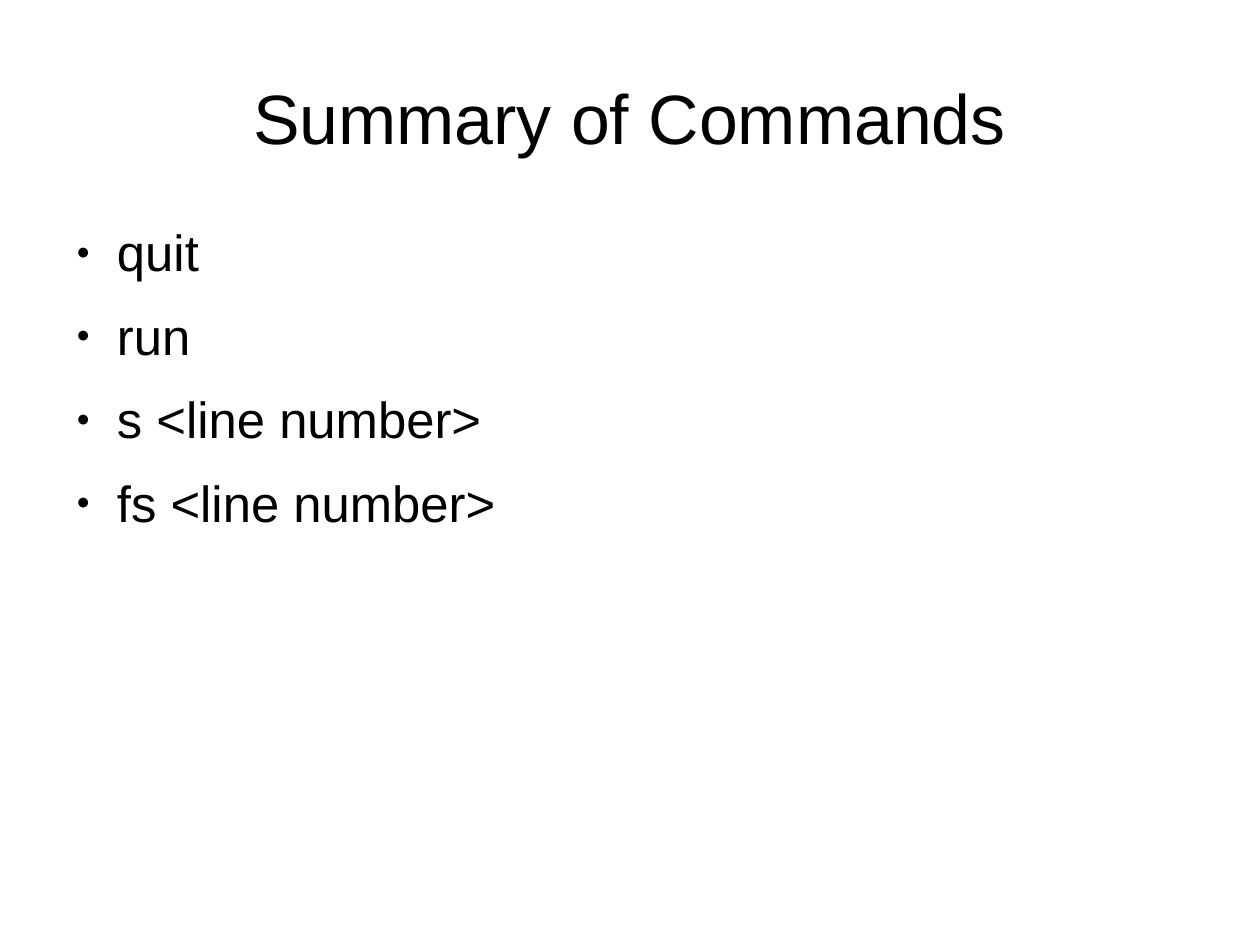
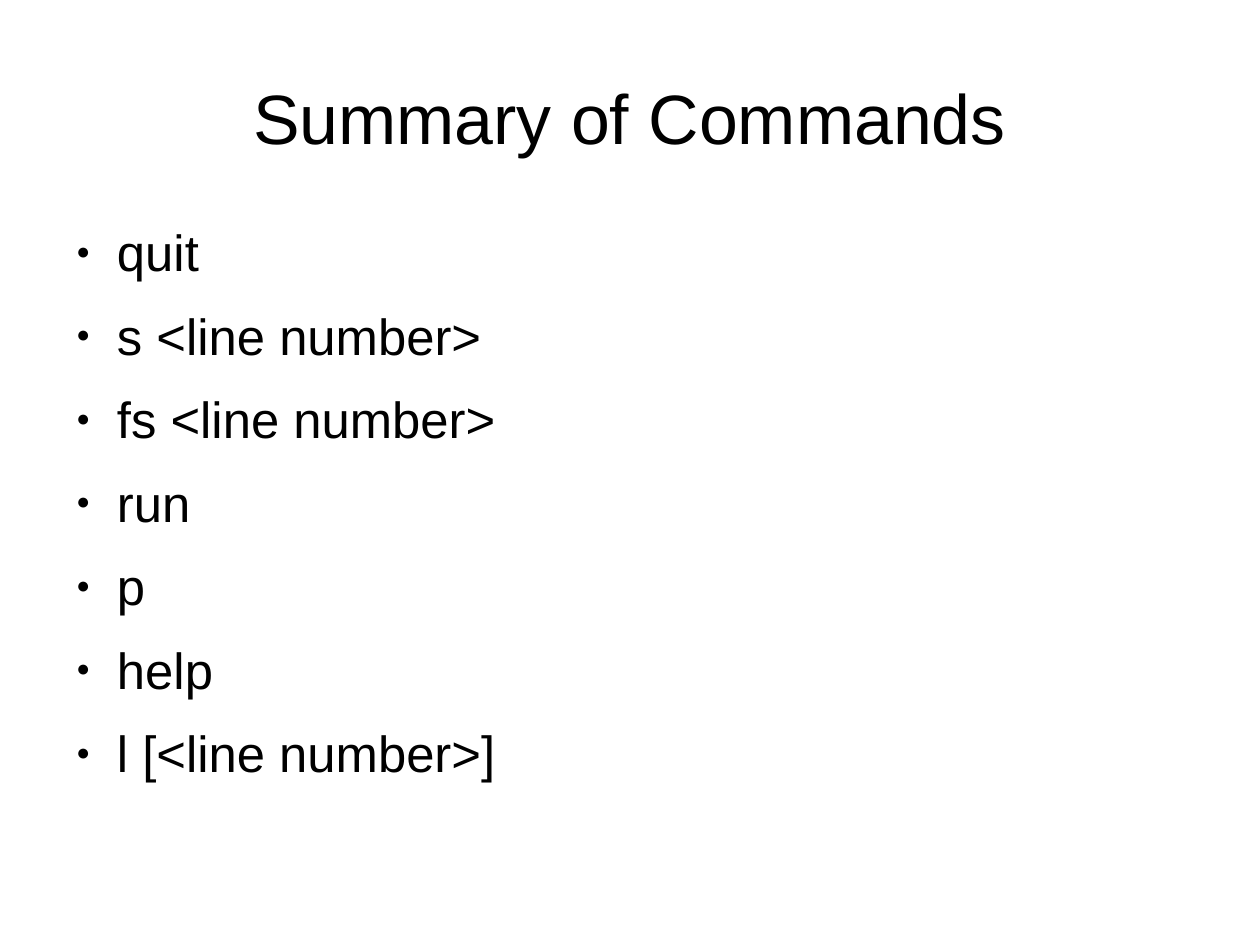
Before and after one commit to dcsommer/CS240H-Final-Project, a slide deck: slide 4 of demo.odp (slide 2 before the commit). Drawn at 1260x945 pixels with LibreOffice and Linux fonts; fonts in the diff are those of the drawing. Boxes give left, top, right and bottom in pixels: in the first picture for what was removed or moved away, otherwise in the second. Text is boxed around its words. In the diff, an @@ line names an element or a change of style, - is before the commit and + after.

```diff
--- a/demo.odp
+++ b/demo.odp
@@ text at (117,327,190,356): paragraph removed @@
-● run
@@ text at (117,494,495,783): paragraphs added @@
+● run
+● p
+● help
+● l [<line number>]
```
Also in this commit, not shown: 1 other slide changed, 5 slides added, 2 other files.
